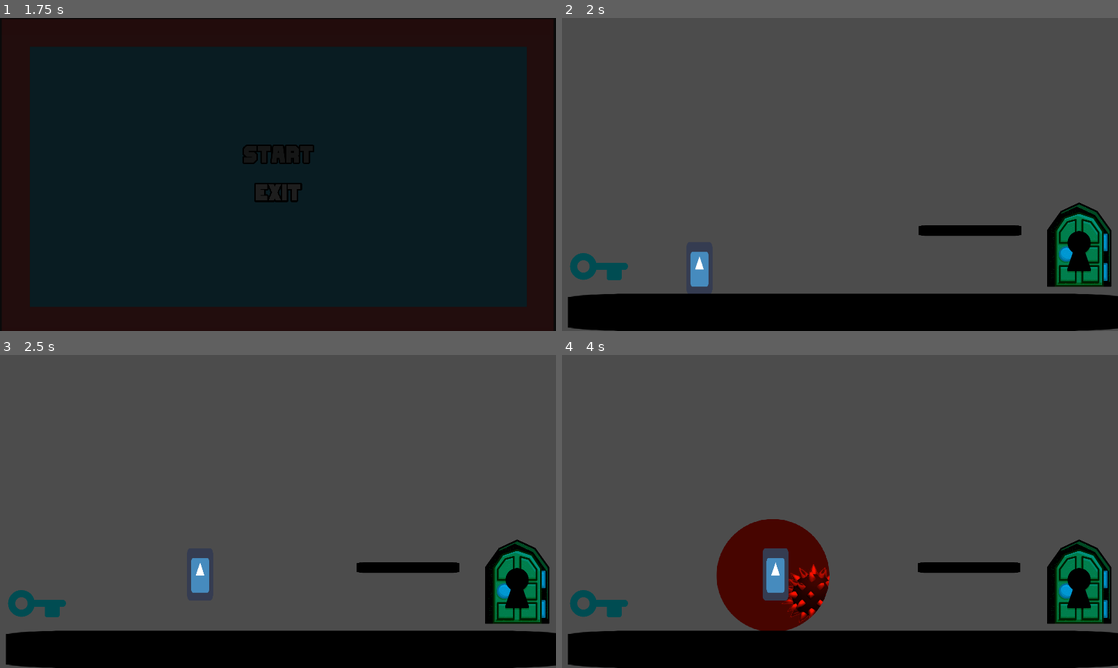
Above: before the commit, frames 1-4 (two rows, left to right).
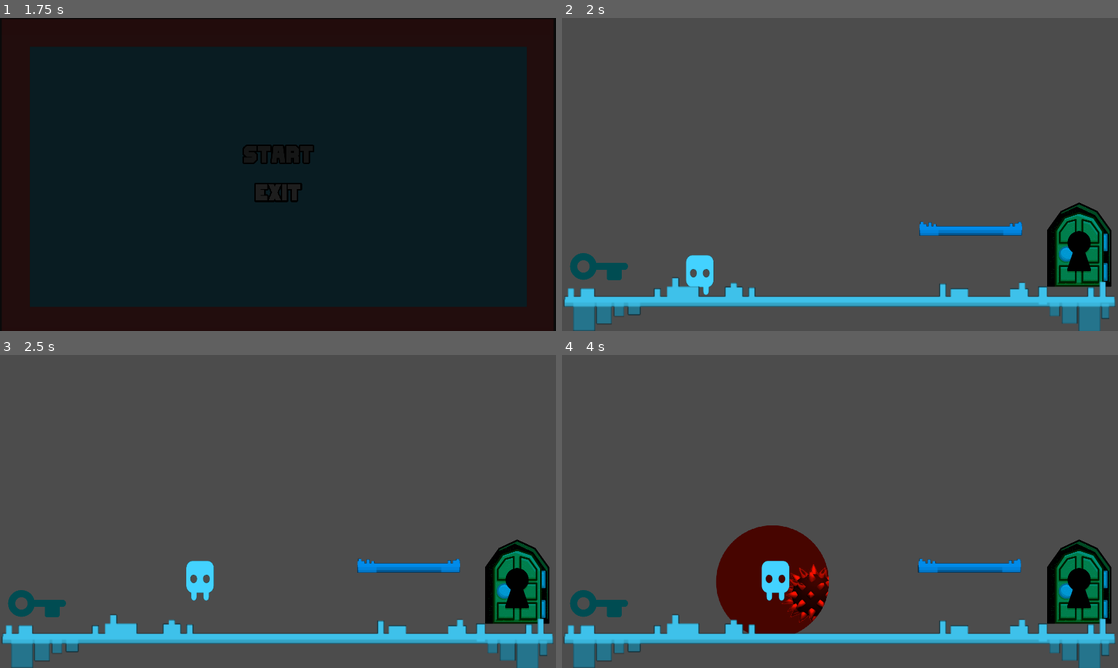
Above: after the commit, the same moments.

Repository: btzr-io/gwj-25
Game: Godot game, scene res://scenes/main_screen.tscn
Same seed, same stepped clock (60 frames per second), same inputs: the game is played once before the commit and once after it. The engine's default icon, where the game draws it, is replaced by a stand-in: a white triangle on a blue panel in a dark square.
Inputs (mouse positions are in pixels of both pictures, inside the frame that each line leads up to):
- Up to frame 1 (1.75 s): move the mouse to (400, 158) at 0.52 s; hold Right (player_move_right) 0.53-1.25 s; hold Space (player_toggle) 0.53-1.25 s; tap Up (player_jump) at 0.77 s; click "start" at 1.25 s
- Up to frame 2 (2 s): no input
- Up to frame 3 (2.5 s): move the mouse to (166, 527) at 2.02 s; hold Right (player_move_right) from 2.03 s (still down); tap Space (player_toggle) at 2.1 s; tap Up (player_jump) at 2.27 s
- Up to frame 4 (4 s): move the mouse to (895, 442) at 2.77 s; release Right (player_move_right) at 2.78 s; hold Left (player_move_left) 2.78-3.53 s; hold Space (player_toggle) 2.78-3.53 s; move the mouse to (812, 574) at 3.52 s; hold Right (player_move_right) from 3.53 s (still down); tap Space (player_toggle) at 3.6 s; tap Up (player_jump) at 3.77 s

Frame 1 is identical in both runs. In frame 2, 14% of the frame differs, in the area x 0-100%, y 65-100%; in frame 3, 14%; in frame 4, 15%, in the area x 0-100%, y 52-100%.

Commit message:
:art: apply light world

Diff:
--- a/scenes/dynamic_platform.tscn
+++ b/scenes/dynamic_platform.tscn
@@ -1,13 +1,14 @@
-[gd_scene load_steps=4 format=2]
+[gd_scene load_steps=5 format=2]
 
 [ext_resource path="res://scripts/dynamic_platform.gd" type="Script" id=1]
-[ext_resource path="res://icon.png" type="Texture" id=2]
+[ext_resource path="res://assets/images/light_theme/dynamic_platform.png" type="Texture" id=2]
+[ext_resource path="res://assets/images/light_theme/dynamic_platform_background.png" type="Texture" id=3]
 
 [sub_resource type="RectangleShape2D" id=1]
 extents = Vector2( 442.069, 45.8852 )
 
 [node name="dynamic platform" type="KinematicBody2D"]
-position = Vector2( 327.931, 317.797 )
+position = Vector2( 327.931, 315.797 )
 collision_layer = 2
 collision_mask = 2
 script = ExtResource( 1 )
@@ -19,11 +20,17 @@
 shape = SubResource( 1 )
 
 [node name="Sprite" type="Sprite" parent="."]
-modulate = Color( 0, 0, 0, 1 )
-scale = Vector2( 6.91509, 0.730116 )
+position = Vector2( 2.99997, -17 )
+scale = Vector2( 4.7753, 3.85512 )
 texture = ExtResource( 2 )
 
 [node name="wait_time" type="Timer" parent="."]
 wait_time = 0.001
 one_shot = true
+
+[node name="Sprite2" type="Sprite" parent="."]
+visible = false
+position = Vector2( 2.50003, -0.999994 )
+scale = Vector2( 4.92117, 2.93103 )
+texture = ExtResource( 3 )
 [connection signal="timeout" from="wait_time" to="." method="_on_wait_time_timeout"]
--- a/scenes/player.tscn
+++ b/scenes/player.tscn
@@ -76,7 +76,7 @@
 [ext_resource path="res://assets/images/character/run_4.png" type="Texture" id=74]
 [ext_resource path="res://assets/images/character/jump_14.png" type="Texture" id=75]
 [ext_resource path="res://assets/images/character/jump_1.png" type="Texture" id=76]
-[ext_resource path="res://icon.png" type="Texture" id=77]
+[ext_resource path="res://assets/images/light_theme/character.png" type="Texture" id=77]
 [ext_resource path="res://assets/audio/sounds/jump.ogg" type="AudioStream" id=78]
 [ext_resource path="res://assets/audio/sounds/dark_matter_loop.ogg" type="AudioStream" id=79]
 [ext_resource path="res://assets/audio/sounds/portal_open.ogg" type="AudioStream" id=80]
@@ -84,7 +84,7 @@
 [ext_resource path="res://assets/audio/sounds/landing.ogg" type="AudioStream" id=82]
 
 [sub_resource type="RectangleShape2D" id=1]
-extents = Vector2( 99.1625, 232.107 )
+extents = Vector2( 122.861, 173.67 )
 
 [sub_resource type="SpriteFrames" id=2]
 animations = [ {
@@ -132,8 +132,9 @@
 shape = SubResource( 1 )
 
 [node name="Sprite" type="AnimatedSprite" parent="."]
-position = Vector2( -114.018, -226.743 )
-scale = Vector2( 1.75724, 3.52413 )
+light_mask = -2147483647
+position = Vector2( -170.148, -226.743 )
+scale = Vector2( 3.5775, 4.14749 )
 z_as_relative = false
 frames = SubResource( 2 )
 animation = "static"
@@ -158,7 +159,7 @@
 [node name="damageAudioPlayer" type="AudioStreamPlayer" parent="."]
 
 [node name="Ground" type="RayCast2D" parent="."]
-position = Vector2( 0, 200 )
+position = Vector2( 5.9082, 179.321 )
 enabled = true
 cast_to = Vector2( 0, 45 )
 collision_mask = 2
--- a/scenes/world.tscn
+++ b/scenes/world.tscn
@@ -1,7 +1,7 @@
 [gd_scene load_steps=13 format=2]
 
 [ext_resource path="res://scenes/player.tscn" type="PackedScene" id=1]
-[ext_resource path="res://icon.png" type="Texture" id=2]
+[ext_resource path="res://assets/images/light_theme/static_platform_4.png" type="Texture" id=2]
 [ext_resource path="res://scenes/dynamic_platform.tscn" type="PackedScene" id=3]
 [ext_resource path="res://scenes/key.tscn" type="PackedScene" id=4]
 [ext_resource path="res://scenes/portal.tscn" type="PackedScene" id=5]
@@ -85,10 +85,9 @@
 collision_mask = 5
 
 [node name="Sprite" type="Sprite" parent="Wall"]
-modulate = Color( 0, 0, 0, 1 )
 light_mask = 0
-position = Vector2( 449.063, 0 )
-scale = Vector2( 15.0166, 1 )
+position = Vector2( 411.792, -28.3366 )
+scale = Vector2( 3.024, 3.20398 )
 texture = ExtResource( 2 )
 
 [node name="CollisionShape2D" type="CollisionShape2D" parent="Wall"]
Binary file added: assets/images/light_theme/character.png
Not shown, added: assets/images/light_theme/character.png.import
Binary file added: assets/images/light_theme/dynamic_platform.png
Not shown, added: assets/images/light_theme/dynamic_platform.png.import
Binary file added: assets/images/light_theme/dynamic_platform_background.png
Not shown, added: assets/images/light_theme/dynamic_platform_background.png.import
Binary file added: assets/images/light_theme/static_platform_1.png
Not shown, added: assets/images/light_theme/static_platform_1.png.import
Binary file added: assets/images/light_theme/static_platform_2.png
Not shown, added: assets/images/light_theme/static_platform_2.png.import
Binary file added: assets/images/light_theme/static_platform_3.png
Not shown, added: assets/images/light_theme/static_platform_3.png.import
(and 10 more such lines)
